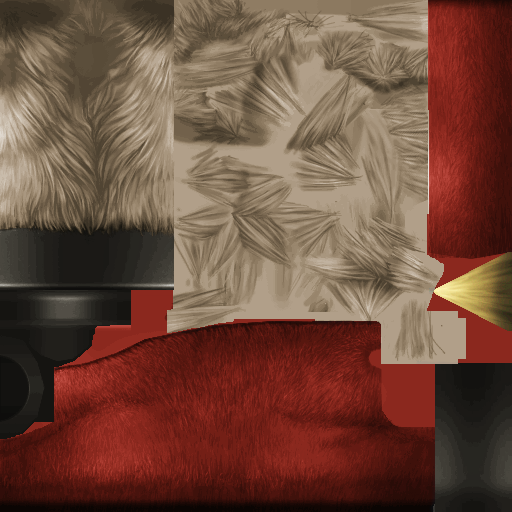
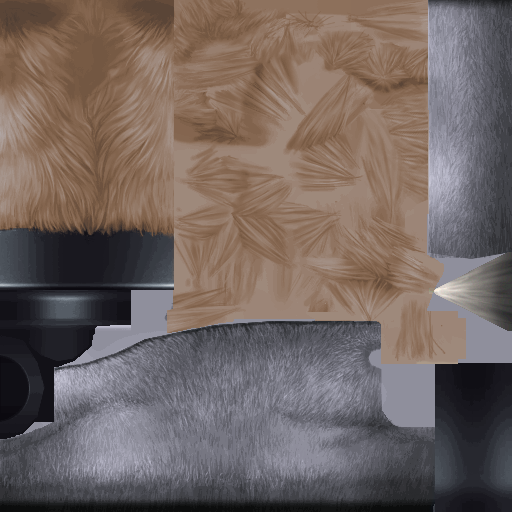
Layer changes from the first 512×512 image to the second:
hid group "Goku" (14 layers) over box(0, 0, 512, 512)
added group "Saiyaman copy" with 13 layers above "Saiyaman" over box(0, 0, 512, 512)
added layer "Relleno de color 3" (3rd of 5, in "Saiyaman copy") (multiply) in group "Saiyaman copy" over box(429, 246, 512, 331)
added layer "Capa 0" (3rd of 5, in "Saiyaman copy") in group "Saiyaman copy" over box(0, 0, 512, 512)
